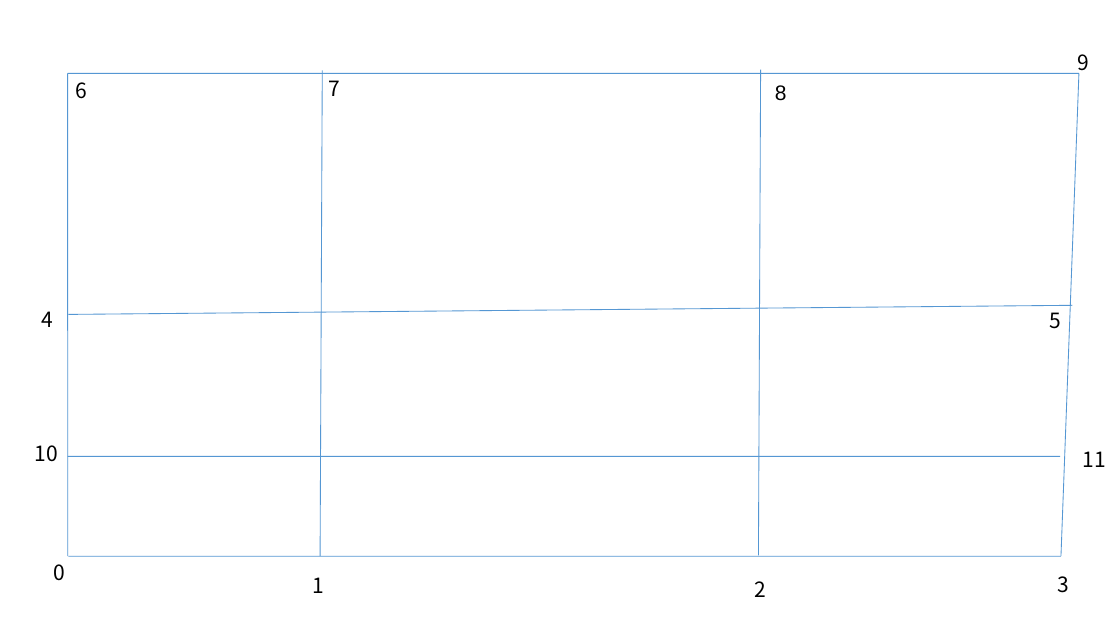
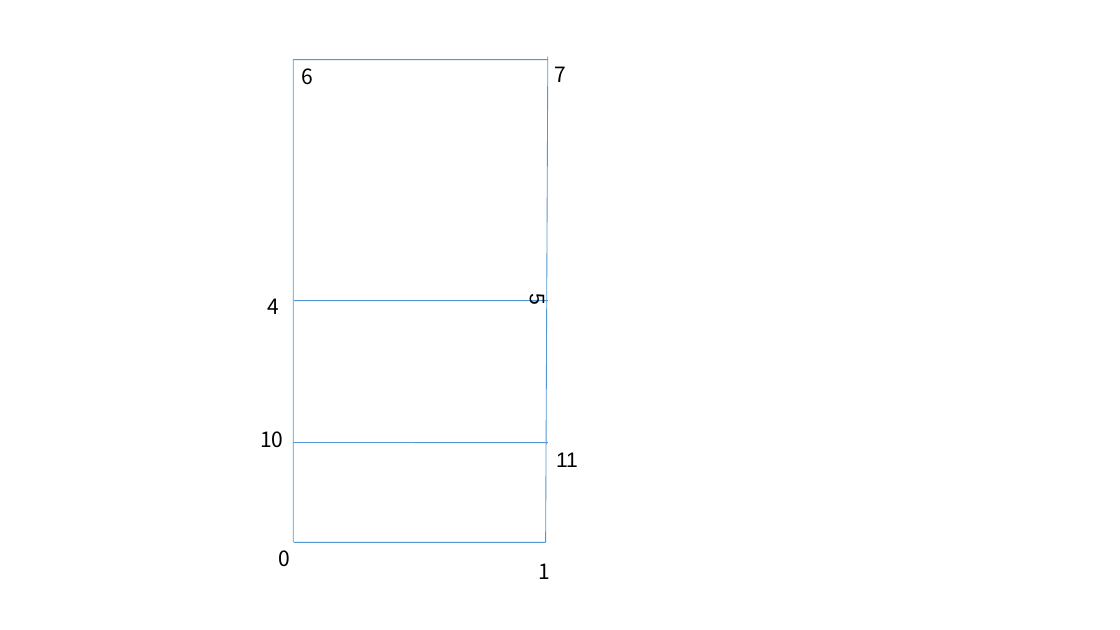
Before and after one commit to gaoak/Mesh2D, a slide deck: slide 1 of meshdivision.pptx. Drawn at 1120x630 pixels with LibreOffice and Linux fonts; fonts in the diff are those of the drawing. Boxes give left, top, right and bottom in pixels: in the first picture for what was removed or moved away, otherwise in the second. Text is boxed around its words. In the diff, an @@ line names an element or a change of style, - is before the commit and + after.

```diff
--- a/meshdivision.pptx
+++ b/meshdivision.pptx
@@ line "5": place and size @@
-line "5" at <box>1049,312,1061,329</box>
+line "5" at <box>546,56,549,542</box>
@@ line "5" at <box>546,56,549,542</box>: font Noto Sans CJK SC to Arial; outline none to #5597D3 0.75 pt @@
@@ text removed at <box>1077,54,1089,76</box> @@
-9
@@ line removed from (68, 73) to (1079, 73) @@
@@ line moved from (323, 71) - (320, 556) to (293, 60) - (293, 543) @@
@@ line moved from (68, 73) - (68, 556) to (293, 60) - (548, 60) @@
@@ line removed from (761, 70) to (759, 555) @@
@@ text removed at <box>775,85,787,101</box> @@
-8
@@ line removed from (69, 314) to (1073, 305) @@
@@ line moved from (1061, 556) - (1079, 73) to (294, 301) - (548, 301) @@
@@ line added from (293, 443) to (548, 443), #5597D3 0.75 pt @@
@@ text "11": place and size @@
-text "11" at <box>1083,451,1106,467</box>
+text "11" at <box>556,452,578,467</box>
@@ text "11" at <box>556,452,578,467</box>: font Noto Sans CJK SC to Arial @@
@@ line removed from (68, 456) to (1060, 456) @@
@@ line removed from (69, 556) to (1061, 556) @@
@@ line added from (294, 543) to (546, 543), #5597D3 0.75 pt @@
@@ 6 texts: place and size @@
-6 texts at <box>35,80,341,593</box>
+6 texts at <box>260,66,566,579</box>
@@ text removed at <box>754,581,766,597</box> @@
-2
@@ text removed at <box>1057,576,1069,593</box> @@
-3
```
Also in this commit, not shown: 3 other files.
